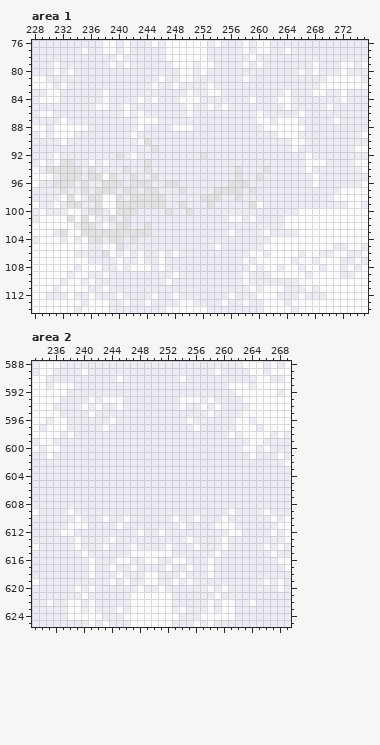
One commit to this pixel-art file: ASE/rink.aseprite. The picture above is the old version.
500x700 pixels, 1 frame. Colours within 5 levels of each other are drawn and written as one. Shown: area 1: x 228..275, y 76..114; area 2: x 233..269, y 588..625.
After the commit:
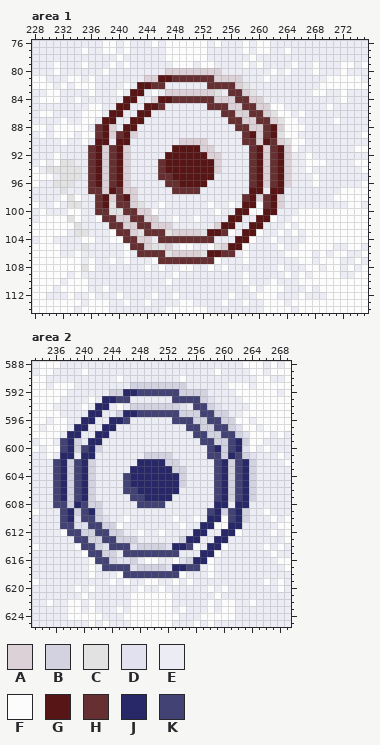
Palette (. is transparent): A #ddd1d8  B #d2d2e1  C #e2e2e3  D #e1e1ef  E #ececf5  F #fcfcfd  G #571515  H #663032  J #282868  K #424275
From old to new:
Changed rows in their new state; - is an unchanged pixel.
Area 1, layers "Flattened Copy", "Flattened":
first column x 231:
 79 ----F-----------------------------F----
 80 --E----F--------AAAAAAAA-------F-F-E---
 81 --FF-F-------AAGGHHHHHHAAAAE--F--------
 82 ---FFF----F-GGHH-E----HHHHAC-----------
 83 -----F-E-F-GG-F-AAAAAAAC-HHAC----E-----
 84 ---F---E--GGE-AGGHHHHHHAAAHHAA--EE-----
 85 -----F-E-GG--GGH---E--HHHAAHHAAFFE-----
 86 ----FFF-GGE-GG-----E----HHAAHHACFF-----
 87 ----FF-GG--GGEE----------HHAAHHAC------
 88 ------HGA-GGE----EEE------HHAAHGA------
 89 ----FFHGAHGA---------------HGAHGC------
 90 ----F-GG-GG-EE----AAAA-----HHAGHAC-----
 91 -----HGAHGA---E--GGGGAA-----HGAHGA-----
 92 -----HGAHGAE----GGGGGGAA----HGAHGA-----
 93 -----HGAHGA--E-HGGGGGGGA----HGAHGA-----
 94 -----HGAHGA--E-HGGGGGGGA--E-HGAHGA-----
 95 -----HGAHGAE--EHHGGGGGG---E-HGAHGA-----
 96 ----EHGAHGAEEE--HHGGGG---EEEHGAHGA-----
 97 ----EHHAGHAA-EE--HHHH--EEEE-GG-GG------
 98 -----EHGAHGAEEEE-----EEE--EHGAHGA------
 99 ------HGCHHA-EEF--E---F--F-GG-HGA------
100 -----EHHC-HHAAF-E--E---F--GGFFGG-------
101 ----EEFHHAAHHAA--F--F----GG-EGGF-E-----
102 ---CEE-EHHAAHHAAA------AGG--GG----E----
103 FFEC-EEEFHHA-HHHCAAAACGGH--GGFE-F-FE---
104 E-E--FE-FFHHAA-HHHHHHHH---GGF---EEEE---
105 -EEEC--EEEFHHACCA-FF--FCAGGF--EE-EE----
106 -EEF---EE---HHHHCAAAACGGHH-FEE-EE--F-EF
107 ----EF--FEF-E-FHHHHHHHHF-----EEEEE-----
108 ---FC-E--E-EE-----FF--F-F---E-EEFEE----
109 ----E--E-----------------------EE-E----
110 ----FE-------------------------F-------
Area 2, layer "Flattened Copy":
first column x 236:
591 -----------BBBBBBBB----------
592 --------BBJJKKKKKKBBBB-------
593 -------JJKK------KKKKBD------
594 ------JJ---BBBBBBBD-KKBD-----
595 -----JJ--BJJKKKKKKBBBKKBB----
596 ----JJ--JJK------KKKBBKKBB---
597 ---JJ--JJ----------KKBBKKBD--
598 --JJ--JJ------------KKBBKKBD-
599 -KJB-JJ--------------KKBBKJB-
600 -KJBKJB---------------KJBKJD-
601 -JJ-JJ-------BBBB-----KKBJKBD
602 KJBKJB------JJJJBB-----KJBKJB
603 KJBKJB-----JJJJJJBB----KJBKJB
604 KJBKJB----KJJJJJJJB----KJBKJB
605 KJBKJB----KJJJJJJJB----KJBKJB
606 KJBKJB----KKJJJJJJ-----KJBKJB
607 KJBKJB-----KKJJJJ------KJBKJB
608 KKBJKBB-----KKKK-------JJ-JJ-
609 -KJBKJB---------------KJBKJB-
610 -KJDKKBD--------------JJ-KJB-
611 -KKDDKKBB------------JJ--JJ--
612 --KKBBKKBB----------JJ--JJ---
613 ---KKBBKKBBB------BJJ--JJ----
614 ----KKBDKKKDBBBBDJJK--JJ-----
615 -----KKBB-KKKKKKKK---JJ------
616 ------KKBDDB------DBJJ-------
617 -------KKKKDBBBBDJJKK--------
618 ----------KKKKKKKK-----------
